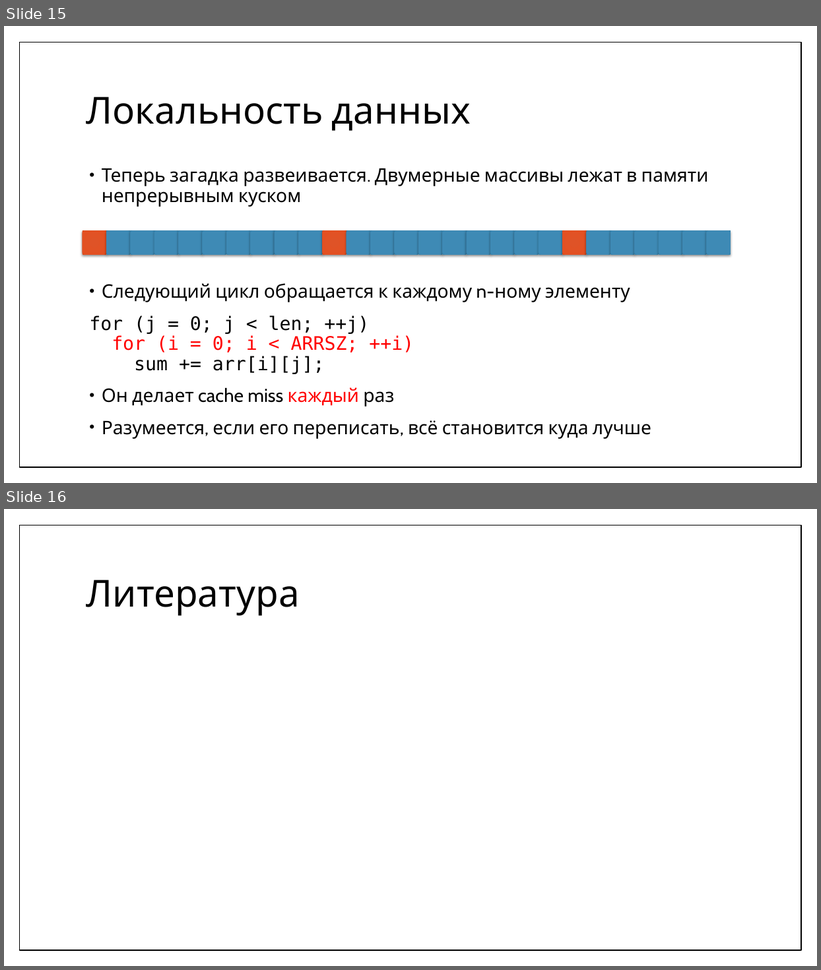
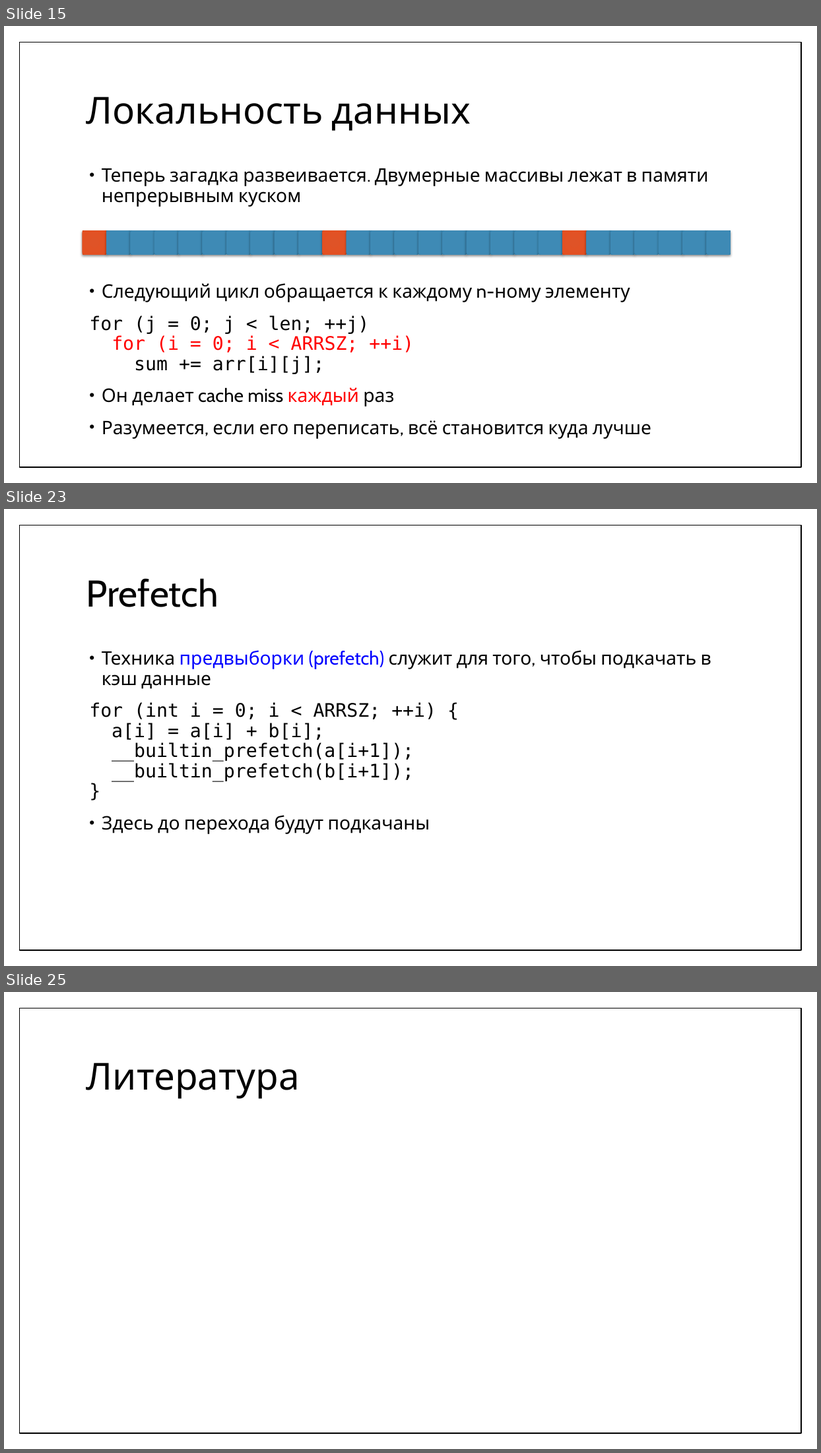
Before and after one commit to MIPT-ILab/cpp-lects-rus, a slide deck: other_lects/informatics/08-realworld.pptx. Shown one above the other, each under a label of ours: slides 15 and 16 before the commit, slides 15, 23 and 25 after it; the slides between them are not shown. The pictures are 821x970 and 821x1453 pixels, drawn with LibreOffice and Linux fonts; fonts in the diff are those of the drawing; grey boxes stand for pictures. Boxes give left, top, right and bottom in pixels: in the first picture for what was removed or moved away, otherwise in the second. Text is boxed around its words. In the diff, an @@ line names an element or a change of style, - is before the commit and + after.

```diff
--- a/other_lects/informatics/08-realworld.pptx
+++ b/other_lects/informatics/08-realworld.pptx
@@ slide 23 added at [4,509,817,966], background #FFFFFF; not listed: 1 template element that a slide beside it also shows @@
@@ title added at [86,578,218,607], 44 pt, text #000000 @@
+Prefetch
@@ text added at [89,650,712,834], 22 pt, text #000000 @@
+• Техника предвыборки (prefetch) служит для того, чтобы подкачать в кэш данные
+for (int i = 0; i < ARRSZ; ++i) {
+a[i] = a[i] + b[i];
+__builtin_prefetch(a[i+1]);
+__builtin_prefetch(b[i+1]);
+}
+• Здесь до перехода будут подкачаны
@@ what was slide 16 is now slide 25 @@
```
Also in this commit, not shown: 8 other slides added, 22 other files.
